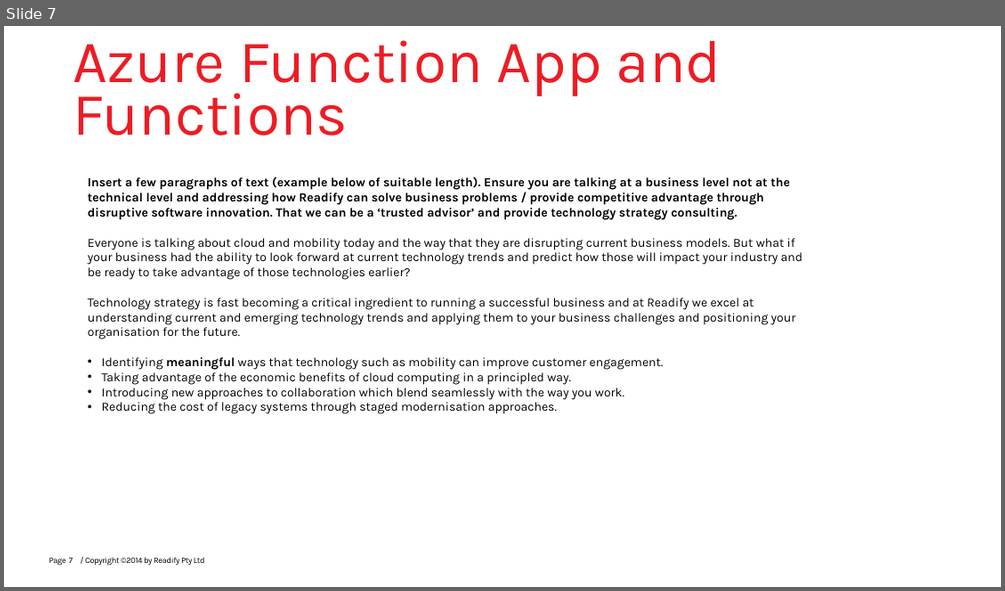
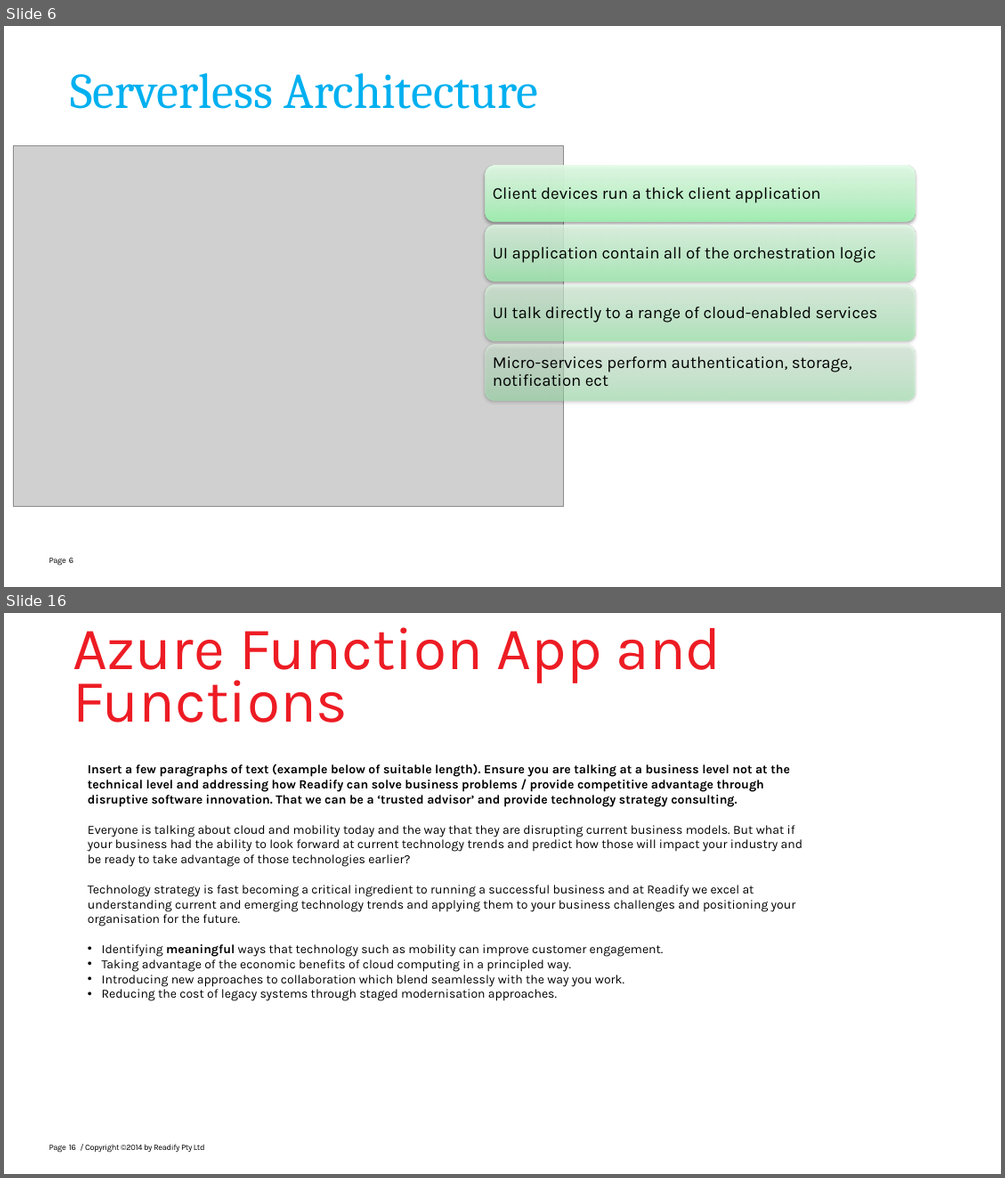
Before and after one commit to mehdikhaleghian/StudyNotes, a slide deck: Azure Functions.pptx. Shown one above the other, each under a label of ours: slide 7 before the commit, slides 6 and 16 after it; the slides between them are not shown. The pictures are 1005x591 and 1005x1178 pixels, drawn with LibreOffice and Linux fonts; fonts in the diff are those of the drawing; grey boxes stand for pictures; background and template pictures are left out. Boxes give left, top, right and bottom in pixels: in the first picture for what was removed or moved away, otherwise in the second. Text is boxed around its words. In the diff, an @@ line names an element or a change of style, - is before the commit and + after.

```diff
--- a/Azure Functions.pptx
+++ b/Azure Functions.pptx
@@ slide 6 added at (4, 26, 1001, 587), background picture (left out); not listed: 1 template element that a slide beside it also shows @@
@@ title added at (71, 73, 539, 109), 48 pt, text #00B0F0 @@
+Serverless Architecture
@@ picture added at (14, 145, 563, 507) @@
@@ group added at (485, 166, 914, 401): 4 rounded rectangles, 4 texts @@
+Client devices run a thick client application
+UI application contain all of the orchestration logic
+UI talk directly to a range of cloud-enabled services
+Micro-services perform authentication, storage, notification ect
@@ page number added at (69, 557, 73, 563), 8 pt, text #000000 @@
+6
@@ what was slide 7 is now slide 16 @@
@@ page number at (69, 1144, 76, 1150): text changed @@
-7
+16
```
Also in this commit, not shown: 5 slides changed, 10 other slides added, 2 slides removed, 17 other files.
